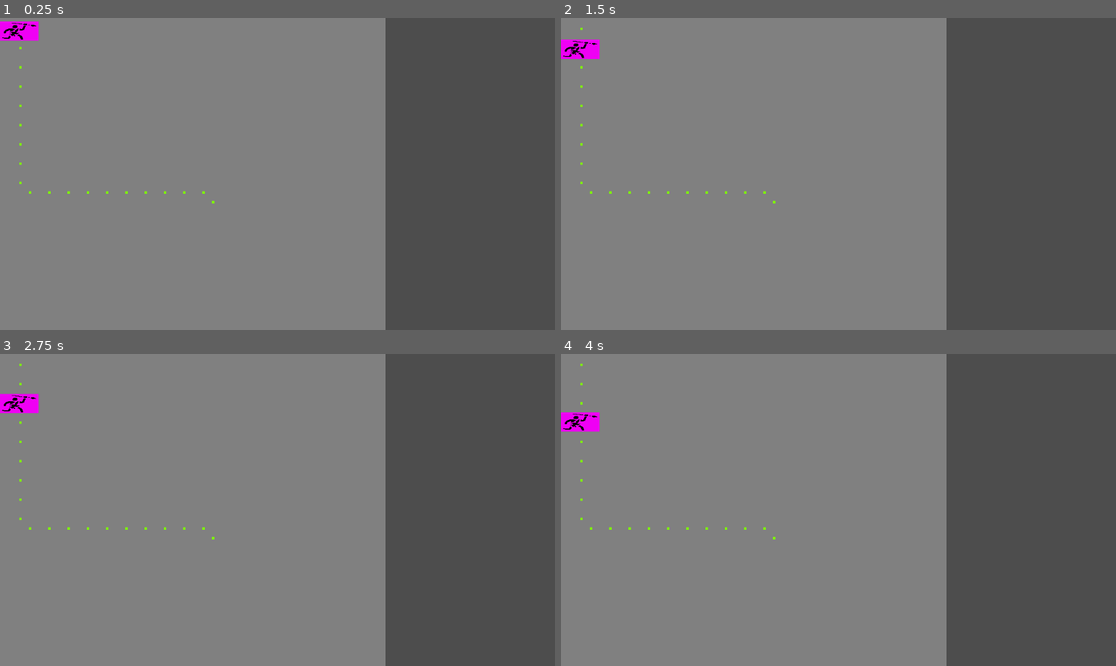
Above: before the commit, frames 1-4 (two rows, left to right).
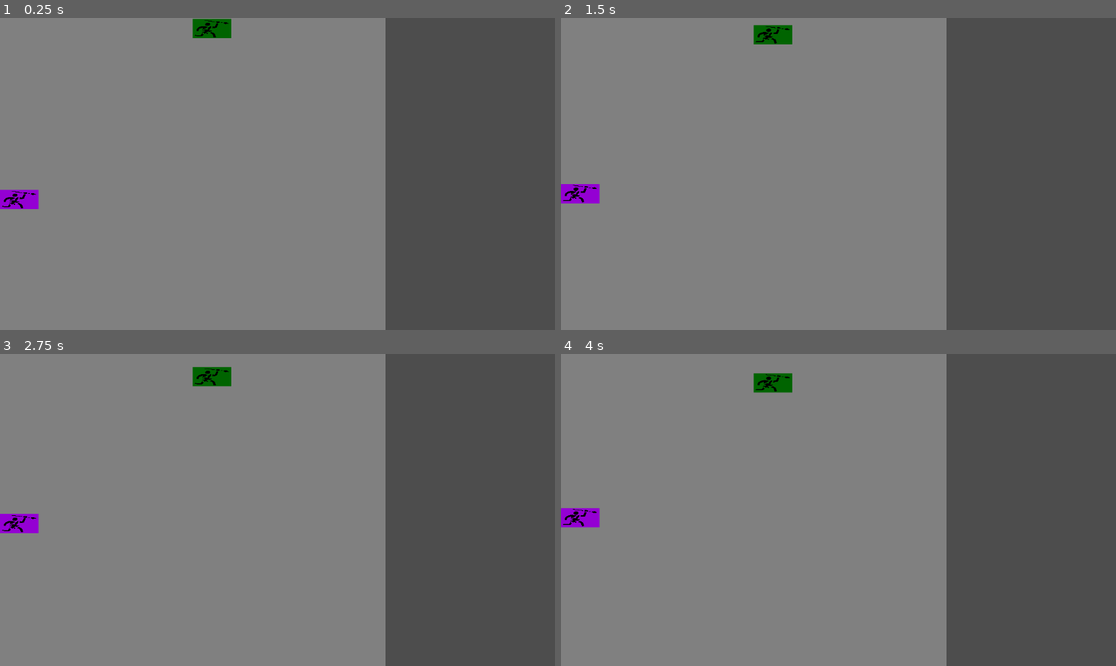
Above: after the commit, the same moments.

Repository: ualisars/grid-pathfinding
Game: Godot game, scene res://battlefield.tscn
Two runs of this game, one before a commit and one after it. Both use one fixed random seed, a clock stepped at 60 frames per second and the inputs below. The project has no main scene, so this scene is started directly.
Inputs:
- Up to frame 1 (0.25 s): no input
- Up to frame 2 (1.5 s): no input
- Up to frame 3 (2.75 s): no input
- Up to frame 4 (4 s): no input

The runs differ from the first frame. In frame 1, 1.4% of the frame differs, in the area x 0-42%, y 0-62%; in frame 2, 1.4%; in frame 3, 1.4%, in the area x 0-42%, y 3-60%; in frame 4, 1.4%.

Commit message:
add enemy

Diff:
--- /dev/null
+++ b/battle/battle_controller.gd
@@ -0,0 +1,15 @@
+extends Node
+
+var attack_units: Array[BattleUnit] = []
+var defense_units: Array[BattleUnit] = []
+
+func add_to_attack_units(unit: BattleUnit) -> void:
+	attack_units.append(unit)
+
+func add_to_defense_units(unit: BattleUnit) -> void:
+	defense_units.append(unit)
+
+func get_enemy_units(side: BattleEnums.Side) -> Array[BattleUnit]:
+	if side == BattleEnums.Side.ATTACK:
+		return defense_units
+	return attack_units
--- /dev/null
+++ b/battle/battle_controller.tscn
@@ -0,0 +1,6 @@
+[gd_scene load_steps=2 format=3 uid="uid://njevx8ixgcq4"]
+
+[ext_resource type="Script" path="res://battle/battle_controller.gd" id="1_1ricx"]
+
+[node name="BattleController" type="Node"]
+script = ExtResource("1_1ricx")
--- a/battle/battle_unit.gd
+++ b/battle/battle_unit.gd
@@ -20,23 +20,26 @@
 var target_position: Vector2 = Vector2.INF
 var current_path: Array
 var current_path_index: int = 1
-var SPEED = 30.0
-var ROTATION_SPEED = SPEED * 3
+var SPEED = 10.0
 var a_star: AStarTwoCells
+var enemy: BattleUnit
 
 @onready var unit_image = $UnitImage
 @onready var color_rect = $ColorRect
 
-# Called when the node enters the scene tree for the first time.
+
 func _ready():
 	unit_image.size.x = unit_width
 	unit_image.size.y = unit_height
 	color_rect.size.x = unit_width
 	color_rect.size.y = unit_height
 
-	if target_cell_pair:
-		current_path = a_star.find_path(current_cell_pair, target_cell_pair)
-		calc_next_pair_position(current_path[1])
+	if side == BattleEnums.Side.ATTACK:
+		color_rect.color = Color.DARK_VIOLET
+	else:
+		color_rect.color = Color.DARK_GREEN
+
+	start_fight()
 
 func init(
 	cell_size: int,
@@ -55,12 +58,16 @@
 	a_star = a_star_
 	side = side_
 
-func assign_target(target_pair: CellPair) -> void:
-	target_cell_pair = target_pair
+func start_fight() -> void:
+	enemy = get_closest_enemy()
 
+	current_path = a_star.find_path(
+		current_cell_pair,
+		enemy.current_cell_pair
+	)
+	calc_next_pair_position(current_path[1])
 
 func calc_next_pair_position(next_cell_pair: CellPair) -> void:
-	print("calc_next_pair_position")
 	var current_pair_xsum = current_cell_pair.pair[0].x + current_cell_pair.pair[1].x
 	var current_pair_ysum = current_cell_pair.pair[0].y + current_cell_pair.pair[1].y
 	var next_pair_xsum = next_cell_pair.pair[0].x + next_cell_pair.pair[1].x
@@ -68,9 +75,6 @@
 
 	var dx = current_pair_xsum - next_pair_xsum
 	var dy = current_pair_ysum - next_pair_ysum
-
-	print("dx: ", str(dx))
-	print("dy: ", str(dy))
 
 	if current_cell_pair.is_cells_horizontal():
 		# next cell is top left
@@ -159,6 +163,18 @@
 	current_rotation += diff
 	rotation_degrees = current_rotation
 
-# Called every frame. 'delta' is the elapsed time since the previous frame.
 func _process(delta):
 	move_to_target_position(delta)
+
+func get_closest_enemy() -> BattleUnit:
+	var closest_enemy: BattleUnit
+	var min_distance: float = INF
+
+	var enemy_units = BattleController.get_enemy_units(side)
+
+	for enemy in enemy_units:
+		if position.distance_to(enemy.position) < min_distance:
+			min_distance = position.distance_to(enemy.position)
+			closest_enemy = enemy
+
+	return closest_enemy
--- a/battlefield.gd
+++ b/battlefield.gd
@@ -4,6 +4,7 @@
 var MAP_HEIGHT = 400
 var CELL_WIDTH = 40
 var CELL_HEIGHT = 40
+var CELL_SIZE = 40
 
 @onready var background = $Background
 var BattleUnit = preload("res://battle/battle_unit.tscn")
@@ -26,21 +27,24 @@
 	var a_star = AStarTwoCells.new()
 	a_star.init_pathfinding(battlefield_grid)
 
-	var battle_unit = BattleUnit.instantiate()
-	var start_pairs = battlefield_grid.get_defense_deployment_pairs()
-	battle_unit.init(CELL_WIDTH, start_pairs[0], a_star, BattleEnums.Side.DEFENSE)
+	var attack_unit = BattleUnit.instantiate()
+	var attack_pairs = battlefield_grid.get_attack_deployment_pairs()
+	attack_unit.init(CELL_SIZE, attack_pairs[0], a_star, BattleEnums.Side.ATTACK)
 
-	var target_pairs = battlefield_grid.get_attack_deployment_pairs()
-	var target_pair = target_pairs[10]
-	#var enemy = BattleUnit.instantiate()
-	#enemy.init(CELL_WIDTH, target_pair, a_star)
+	var defense_unit = BattleUnit.instantiate()
+	var defense_pairs = battlefield_grid.get_defense_deployment_pairs()
+	defense_unit.init(
+		CELL_SIZE,
+		defense_pairs[10],
+		a_star,
+		BattleEnums.Side.DEFENSE
+	)
 
-	battle_unit.assign_target(target_pair)
+	BattleController.add_to_attack_units(attack_unit)
+	BattleController.add_to_defense_units(defense_unit)
 
-	var path = a_star.find_path( start_pairs[0], target_pair)
-	draw_path(path)
-	add_child(battle_unit)
-	#add_child(enemy)
+	add_child(attack_unit)
+	add_child(defense_unit)
 
 func draw_path_rect(pair: CellPair) -> void:
 	var color_rect = ColorRect.new()
--- a/project.godot
+++ b/project.godot
@@ -13,3 +13,7 @@
 config/name="Grid Pathfinding"
 config/features=PackedStringArray("4.3", "Forward Plus")
 config/icon="res://icon.svg"
+
+[autoload]
+
+BattleController="*res://battle/battle_controller.tscn"
